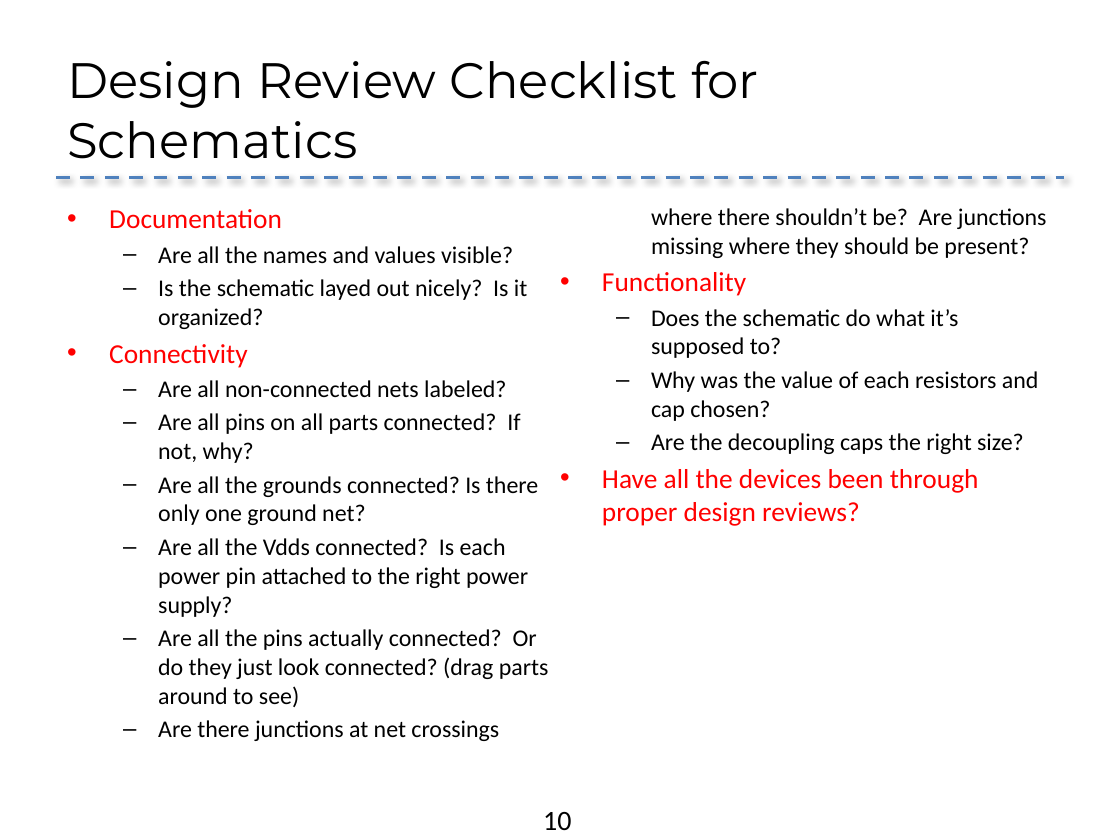
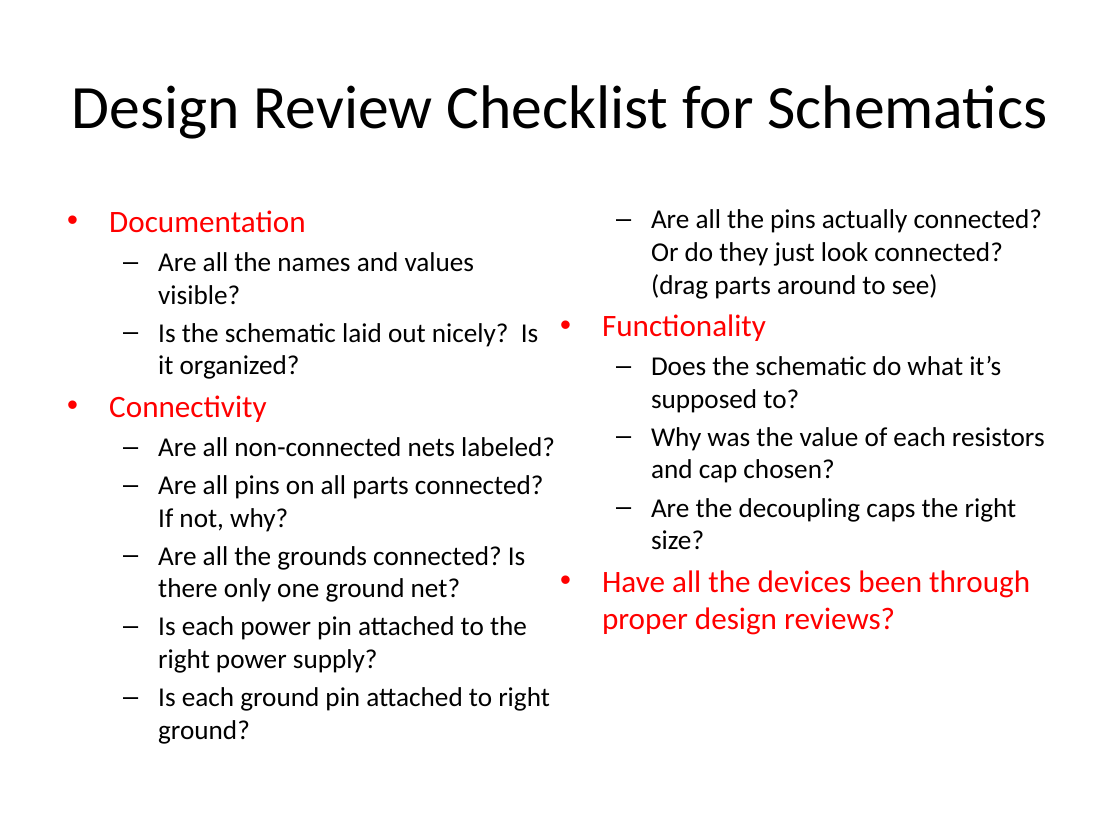
Before and after one commit to NVSL/QuadClass-Resources, a slide deck: slide 9 of Lecture Slides/05-Design Reviews.pptx (slide 10 before the commit). Drawn at 1120x840 pixels with LibreOffice and Linux fonts; fonts in the diff are those of the drawing; background and template pictures are left out. Boxes give left, top, right and bottom in pixels: in the first picture for what was removed or moved away, otherwise in the second. Text is boxed around its words. In the diff, an @@ line names an element or a change of style, - is before the commit and + after.

```diff
--- a/Lecture Slides/05-Design Reviews.pptx
+++ b/Lecture Slides/05-Design Reviews.pptx
@@ title "Design Review Checklist for Schematics" at [72,85,1048,139]: size 32 to 39.6 pt, font Montserrat to Calibri; alignment left to centre; vertical alignment bottom to middle @@
@@ line removed from (56, 177) to (1064, 177) @@
@@ text at [109,209,1045,635]: size 17.6 to 20 pt in "Documentation", "Connectivity", "Functionality", "Have all the devices been through proper ..."; size 15.4 to 17.5 pt in "Are all the names and values visible?", "Are all non-connected nets labeled?", "Are all pins on all parts connected? ...", "Are all the grounds connected? Is there ..." and 4 more places; indent changed @@
@@ text at [158,323,538,379]: text changed; size 15.4 to 17.5 pt @@
-  – Is the schematic layed out nicely? Is it organized?
+  – Is the schematic laid out nicely? Is it organized?
@@ text at [158,616,550,744]: text changed; size 15.4 to 17.5 pt @@
-  – Are all the Vdds connected? Is each power pin attached to the right power supply?
+  – Is each power pin attached to the right power supply?
+  – Is each ground pin attached to right ground?
@@ text at [158,720,499,741]: paragraph removed @@
-  – Are there junctions at net crossings where there shouldn’t be? Are junctions missing where they should be present?
@@ page number removed at [543,812,571,830] @@
-10
```
Also in this commit, not shown: 7 other slides changed, 1 slide added, 2 slides removed, 6 other files.
